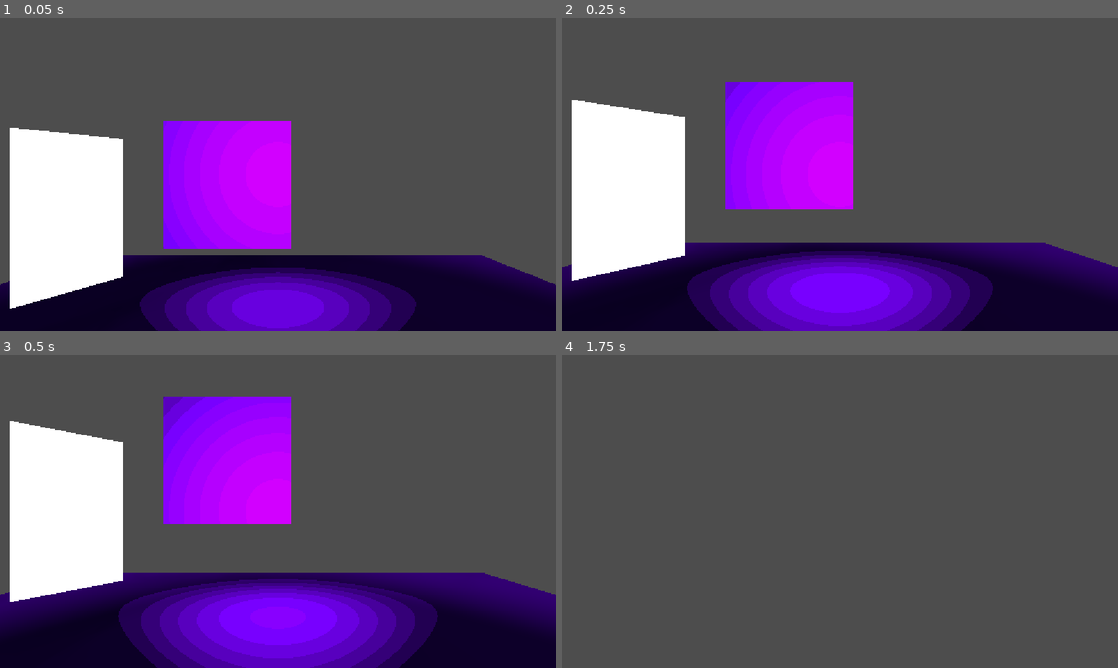
Above: before the commit, frames 1-4 (two rows, left to right).
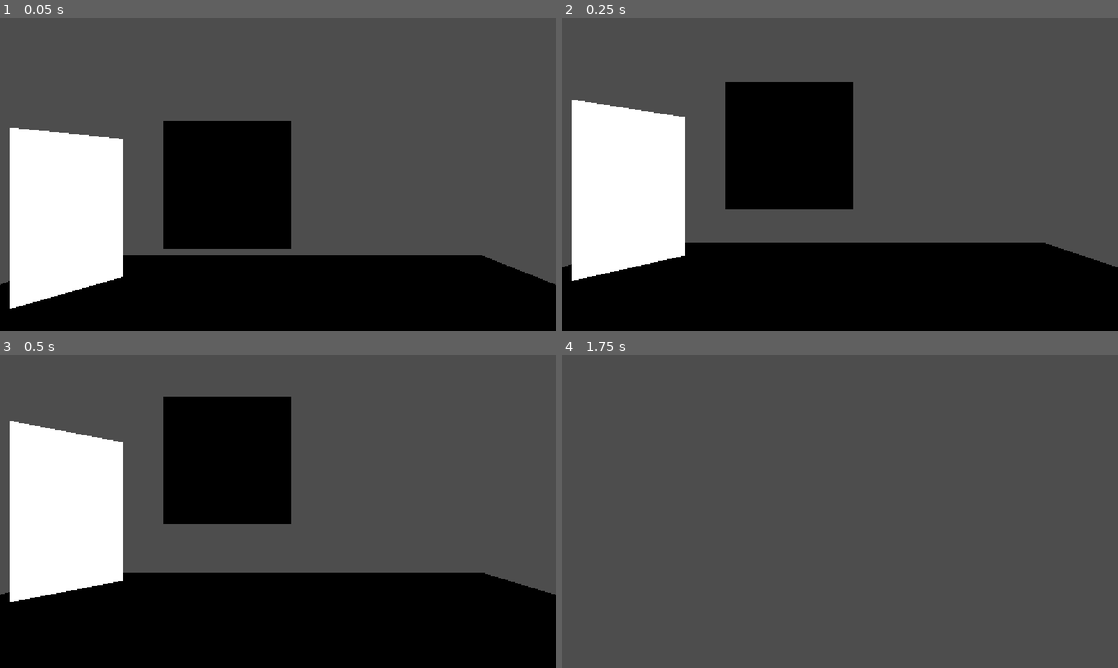
Above: after the commit, the same moments.

Repository: he21123/gj-esa
Game: Godot game, scene res://node_3d.tscn
Same seed, same stepped clock (60 frames per second), same inputs: the game is played once before the commit and once after it.
Inputs (mouse positions are in pixels of both pictures, inside the frame that each line leads up to):
- Up to frame 1 (0.05 s): no input
- Up to frame 2 (0.25 s): no input
- Up to frame 3 (0.5 s): no input
- Up to frame 4 (1.75 s): move the mouse to (867, 511) at 0.52 s; hold W (move_forward) from 0.53 s (still down); move the mouse to (812, 511) at 1.27 s

The runs differ from the first frame. In frame 1, 30% of the frame differs, in the area x 0-100%, y 32-100%; in frame 2, 35%; in frame 3, 38%, in the area x 0-100%, y 13-100%; in frame 4, nothing differs.

Commit message:
New shader texture
I added a new texture and an extra lamp

Diff:
--- a/node_3d.tscn
+++ b/node_3d.tscn
@@ -38,6 +38,7 @@
 script = ExtResource("2_noarx")
 
 [node name="SpotLight3D" type="SpotLight3D" parent="CharacterBody3D/Camera3D" unique_id=1075592665]
+visible = false
 spot_attenuation = -1.51
 
 [node name="CSGMesh3D" type="CSGMesh3D" parent="." unique_id=1368979775]
@@ -45,7 +46,6 @@
 material_override = ExtResource("3_a0tk4")
 use_collision = true
 mesh = SubResource("BoxMesh_u35ib")
-material = ExtResource("3_a0tk4")
 
 [node name="CSGMesh3D2" type="CSGMesh3D" parent="." unique_id=1116909109]
 transform = Transform3D(10, 0, 0, 0, 0.5, 0, 0, 0, 10, 0, -0.75, 0)
@@ -66,3 +66,10 @@
 
 [node name="CharacterCollider" type="CollisionShape3D" parent="CharacterPreset" unique_id=1552628704]
 shape = SubResource("CylinderShape3D_pekrf")
+
+[node name="SpotLight3D" type="SpotLight3D" parent="." unique_id=228057075]
+transform = Transform3D(1, 0, 0, 0, 0.030428912, 0.99953693, 0, -0.99953693, 0.030428912, -1.1899672, 3.7844906, 0.6909137)
+visible = false
+light_energy = 16.0
+light_volumetric_fog_energy = 0.0
+spot_range = 7.228477
--- a/shader.tres
+++ b/shader.tres
@@ -1,21 +1,21 @@
 [gd_resource type="ShaderMaterial" format=3 uid="uid://ci2gvpo6ox57c"]
 
 [ext_resource type="Shader" uid="uid://lgskfwxwqlr5" path="res://stylized.gdshader" id="1_a84kh"]
-[ext_resource type="Texture2D" uid="uid://bsannp66prjwi" path="res://shadertex.jpg" id="2_exf0p"]
+[ext_resource type="Texture2D" uid="uid://c3xuq38le56p2" path="res://Grainy_14-512x512.png" id="2_exf0p"]
 
 [resource]
 render_priority = 0
 shader = ExtResource("1_a84kh")
-shader_parameter/albedo_color = Color(0.47058824, 0, 1, 1)
+shader_parameter/albedo_color = Color(0.56023276, 0.39901546, 1, 1)
 shader_parameter/albedo_affect = 0.0
 shader_parameter/use_stepped = true
-shader_parameter/steps = 6.0
-shader_parameter/step_smoothness = 0.0
+shader_parameter/steps = 3.0
+shader_parameter/step_smoothness = 0.15000000223518
 shader_parameter/shadow_tint = Color(0, 0, 0, 1)
-shader_parameter/shadow_tint_amount = 0.40000000596048
+shader_parameter/shadow_tint_amount = 0.4
 shader_parameter/specular = 0.0
 shader_parameter/normal_strength = 0.0
-shader_parameter/use_rim = true
+shader_parameter/use_rim = false
 shader_parameter/rim_color = Color(1, 1, 1, 1)
 shader_parameter/rim_amount = 2.0
 shader_parameter/rim_smoothness = 0.2
@@ -24,7 +24,7 @@
 shader_parameter/use_pattern = true
 shader_parameter/pattern_texture = ExtResource("2_exf0p")
 shader_parameter/pattern_uv_mode = 0
-shader_parameter/pattern_tiling = 1.0
-shader_parameter/pattern_amount = 1.0
-shader_parameter/pattern_smoothness = 0.85000001266602
-shader_parameter/pattern_blend = 0.15000000223518
+shader_parameter/pattern_tiling = 5.0
+shader_parameter/pattern_amount = 0.5000000074506
+shader_parameter/pattern_smoothness = 0.5
+shader_parameter/pattern_blend = 0.10000000149012
Binary file added: Grainy_14-512x512.png
Not shown, changed: Grainy_14-512x512.png.import
Not shown, added: house1.mtl
Binary file removed: shadertex.jpg
